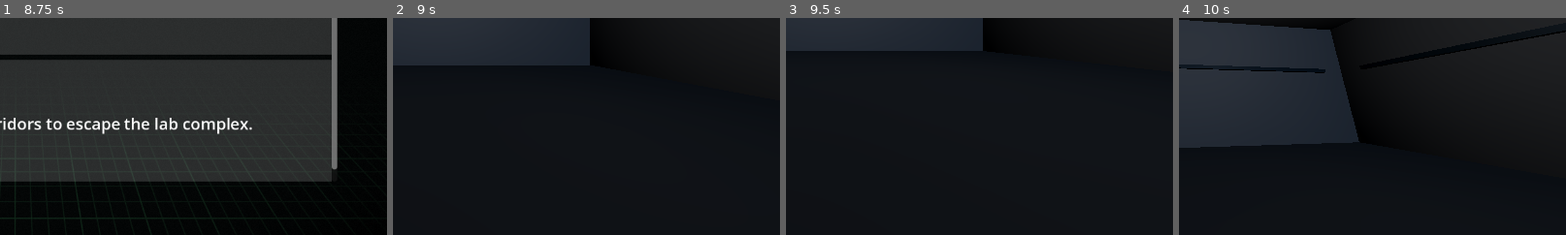
Above: before the commit, frames 1-4 (left to right).
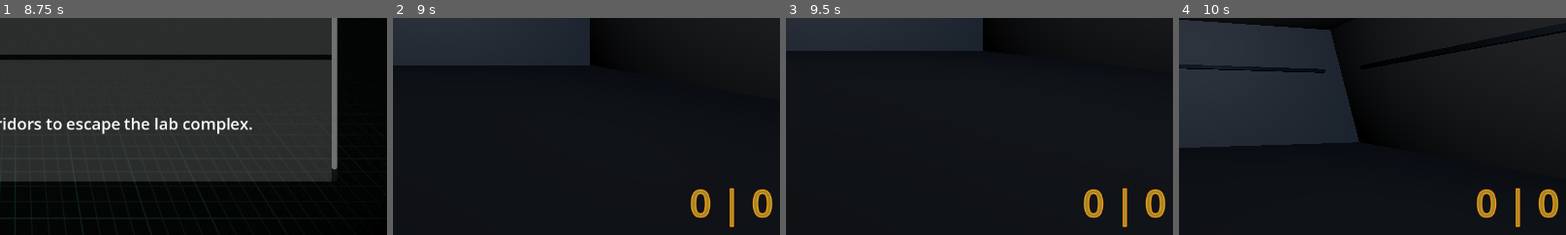
Above: after the commit, the same moments.

Repository: raub/gsom_modapi
Game: Godot game, scene res://run_as_game.tscn
Two runs of this game, one before a commit and one after it. Both use one fixed random seed, a clock stepped at 60 frames per second and the inputs below.
Inputs (mouse positions are % of the whole screen's width and height, from its top left):
- Up to frame 1 (8.75 s): tap Enter (ui_accept) at 0.5, 3.5, 4.25, 5, 5.75, 6.5 s; move the mouse to (72, 45) at 0.52 s; hold D (move_right) 0.53-1.28 s; tap Space (move_jump) at 0.77, 1.52, 4.52, 5.27, 6.02, 7.52 s; move the mouse to (30, 55) at 1.27 s; hold S (move_backward) 1.28-2 s; click "New game" at 2 s; click (50, 40) at 2.75 s; move the mouse to (60, 28) at 3.52 s; hold D (move_right) 3.53-4.28 s; move the mouse to (45, 70) at 4.27 s; hold W (move_forward) 4.28-5.03 s; move the mouse to (80, 65) at 5.02 s; hold A (move_left) 5.03-6.53 s; move the mouse to (20, 35) at 5.77 s; move the mouse to (55, 50) at 6.52 s; hold S (move_backward) 6.53-7.28 s; move the mouse to (35, 25) at 7.27 s; hold D (move_right) 7.28-8 s; click "New game" at 8 s
- Up to frame 2 (9 s): click (50, 72) at 8.77 s
- Up to frame 3 (9.5 s): no input
- Up to frame 4 (10 s): move the mouse to (55, 50) at 9.52 s; hold W (move_forward) from 9.53 s (still down); tap Space (move_jump) at 9.77 s
The pictures show only the part of the screen within x 48-98%, y 47-97%; the shares and areas given below are measured in that part.

Frame 1 is identical in both runs. In frame 2, 1.1% of the frame differs, in the area x 76-98%, y 78-97%; in frame 3, 1.1%; in frame 4, 1.1%.

Commit message:
Add pickup visuals

Diff:
--- a/core/content/ctl_player/ctl_player.gd
+++ b/core/content/ctl_player/ctl_player.gd
@@ -4,6 +4,7 @@
 signal inventory_changed(item_ids: Array[StringName])
 
 @onready var __hand: Node3D = $Body/Head/Camera3D/Hand
+@onready var __hud: Control = $Hud
 @onready var __item_log: Label = $Hud/ItemLog
 @onready var __ammo: Label = $Hud/Ammo
 @onready var __hp: Label = $Hud/Hp
@@ -34,6 +35,10 @@
 const __ACTION_MOVEBACKWARD: StringName = &"move_backward"
 const __ACTION_JUMP: StringName = &"move_jump"
 const __ACTION_TOGGLEMOUSE: StringName = &"move_toggle_mouse"
+const __ITEM_LOG_LINE_LIFETIME: float = 3.0
+const __DEFAULT_STUB_HP: int = 100
+const __DEFAULT_STUB_AMMO_LOADED: int = 12
+const __DEFAULT_STUB_AMMO_STORED: int = 200
 
 @onready var __body: Node3D = $Body
 @onready var __head: Node3D = $Body/Head
@@ -46,14 +51,32 @@
 var __pitch: float = 0.0
 var __look_accum: Vector2 = Vector2.ZERO
 var __inventory_item_ids: Array[StringName] = []
+var __item_log_lines: Array[String] = []
+var __item_log_countdown: float = -1.0
+var __flash_tween: Tween = null
+var __view_model_item_id: StringName = &""
+var __view_model_instance: Node = null
+var __hp_stub: int = __DEFAULT_STUB_HP
+var __ammo_loaded_stub: int = 0
+var __ammo_stored_stub: int = 0
 
 func _ready() -> void:
+	__setup_hud_nodes()
 	__apply_local_camera_state()
 	__apply_view()
+	__refresh_hud_values()
+	__refresh_item_log()
+	__refresh_view_model()
+
+func _process(delta: float) -> void:
+	__tick_item_log(delta)
 
 func _exit_tree() -> void:
 	if __is_local and Input.mouse_mode == Input.MOUSE_MODE_CAPTURED:
 		Input.mouse_mode = Input.MOUSE_MODE_VISIBLE
+	if __view_model_instance:
+		__view_model_instance.queue_free()
+		__view_model_instance = null
 
 func _unhandled_input(event: InputEvent) -> void:
 	if !__check_local_active():
@@ -77,7 +100,9 @@
 func controller_set_inventory_ids(item_ids: Array[StringName]) -> void:
 	if __inventory_item_ids == item_ids:
 		return
+	var previous: Array[StringName] = __inventory_item_ids.duplicate()
 	__inventory_item_ids = item_ids.duplicate()
+	__on_inventory_changed(previous, __inventory_item_ids)
 	inventory_changed.emit(__inventory_item_ids.duplicate())
 
 func controller_get_inventory_ids() -> Array[StringName]:
@@ -180,8 +205,116 @@
 func __apply_local_camera_state() -> void:
 	var is_local_active: bool = __check_local_active()
 	__camera.current = is_local_active
+	__hand.visible = is_local_active
+	__hud.visible = __is_local
 	if is_local_active:
 		if Input.mouse_mode != Input.MOUSE_MODE_CAPTURED:
 			Input.mouse_mode = Input.MOUSE_MODE_CAPTURED
 	elif Input.mouse_mode == Input.MOUSE_MODE_CAPTURED:
 		Input.mouse_mode = Input.MOUSE_MODE_VISIBLE
+
+func __setup_hud_nodes() -> void:
+	__flash.mouse_filter = Control.MOUSE_FILTER_IGNORE
+	__flash.set_anchors_and_offsets_preset(Control.PRESET_FULL_RECT)
+	__flash.visible = false
+
+func __on_inventory_changed(previous: Array[StringName], current: Array[StringName]) -> void:
+	for item_id: StringName in current:
+		if previous.has(item_id):
+			continue
+		__on_item_added(item_id)
+	__refresh_view_model()
+
+func __on_item_added(item_id: StringName) -> void:
+	var content: GsomModContent = GsomModapi.content_by_id(item_id)
+	var item_name: String = String(item_id)
+	if content:
+		if content.ui_title.strip_edges() != "":
+			item_name = content.ui_title
+		elif content.kind != &"":
+			item_name = String(content.kind)
+		if content.kind == &"weapon":
+			__ammo_loaded_stub = __DEFAULT_STUB_AMMO_LOADED
+			__ammo_stored_stub = __DEFAULT_STUB_AMMO_STORED
+			__refresh_hud_values()
+	__push_item_log("Picked up: %s" % item_name)
+	__play_pickup_flash()
+
+func __refresh_view_model() -> void:
+	var desired_item_id: StringName = &""
+	if !__inventory_item_ids.is_empty():
+		desired_item_id = __inventory_item_ids[__inventory_item_ids.size() - 1]
+	if desired_item_id == __view_model_item_id:
+		return
+
+	__view_model_item_id = desired_item_id
+	if __view_model_instance:
+		__view_model_instance.queue_free()
+		__view_model_instance = null
+
+	if desired_item_id == &"":
+		return
+
+	var content: GsomModContent = GsomModapi.content_by_id(desired_item_id)
+	if !content or content.path_scene == &"":
+		return
+	var scene: PackedScene = load(content.path_scene) as PackedScene
+	if !scene:
+		return
+	var instance: Node = scene.instantiate()
+	__hand.add_child(instance)
+	__view_model_instance = instance
+	if instance is Node3D:
+		var as_3d: Node3D = instance as Node3D
+		as_3d.transform = Transform3D.IDENTITY
+
+func __push_item_log(line: String) -> void:
+	if line.strip_edges() == "":
+		return
+	__item_log_lines.append(line)
+	if __item_log_lines.size() == 1:
+		__item_log_countdown = __ITEM_LOG_LINE_LIFETIME
+	__refresh_item_log()
+
+func __tick_item_log(delta: float) -> void:
+	if __item_log_lines.is_empty():
+		__item_log_countdown = -1.0
+		return
+
+	if __item_log_countdown < 0.0:
+		__item_log_countdown = __ITEM_LOG_LINE_LIFETIME
+	__item_log_countdown -= delta
+	if __item_log_countdown > 0.0:
+		return
+
+	__item_log_lines.remove_at(0)
+	if __item_log_lines.is_empty():
+		__item_log_countdown = -1.0
+	else:
+		__item_log_countdown = __ITEM_LOG_LINE_LIFETIME
+	__refresh_item_log()
+
+func __refresh_item_log() -> void:
+	if __item_log_lines.is_empty():
+		__item_log.hide()
+		__item_log.text = ""
+		return
+	__item_log.show()
+	__item_log.text = "\n".join(__item_log_lines)
+
+func __refresh_hud_values() -> void:
+	__hp.text = "%d" % [maxi(0, __hp_stub)]
+	__ammo.text = "%d | %d" % [maxi(0, __ammo_loaded_stub), maxi(0, __ammo_stored_stub)]
+
+func __play_pickup_flash() -> void:
+	if __flash_tween:
+		__flash_tween.kill()
+	__flash.show()
+	__flash.modulate = Color(0.7, 1.0, 0.7, 0.0)
+	__flash_tween = create_tween()
+	__flash_tween.set_trans(Tween.TRANS_SINE)
+	__flash_tween.tween_property(__flash, "modulate", Color(0.7, 1.0, 0.7, 0.3), 0.08)
+	__flash_tween.tween_property(__flash, "modulate", Color(0.7, 1.0, 0.7, 0.0), 0.18)
+	__flash_tween.finished.connect(func() -> void:
+		__flash.hide()
+	)
--- a/core/content/ctl_player/ctl_player.tscn
+++ b/core/content/ctl_player/ctl_player.tscn
@@ -69,6 +69,7 @@
 theme_override_font_sizes/font_size = 56
 
 [node name="ItemLog" type="Label" parent="Hud"]
+visible = false
 layout_mode = 0
 offset_right = 40.0
 offset_bottom = 23.0
